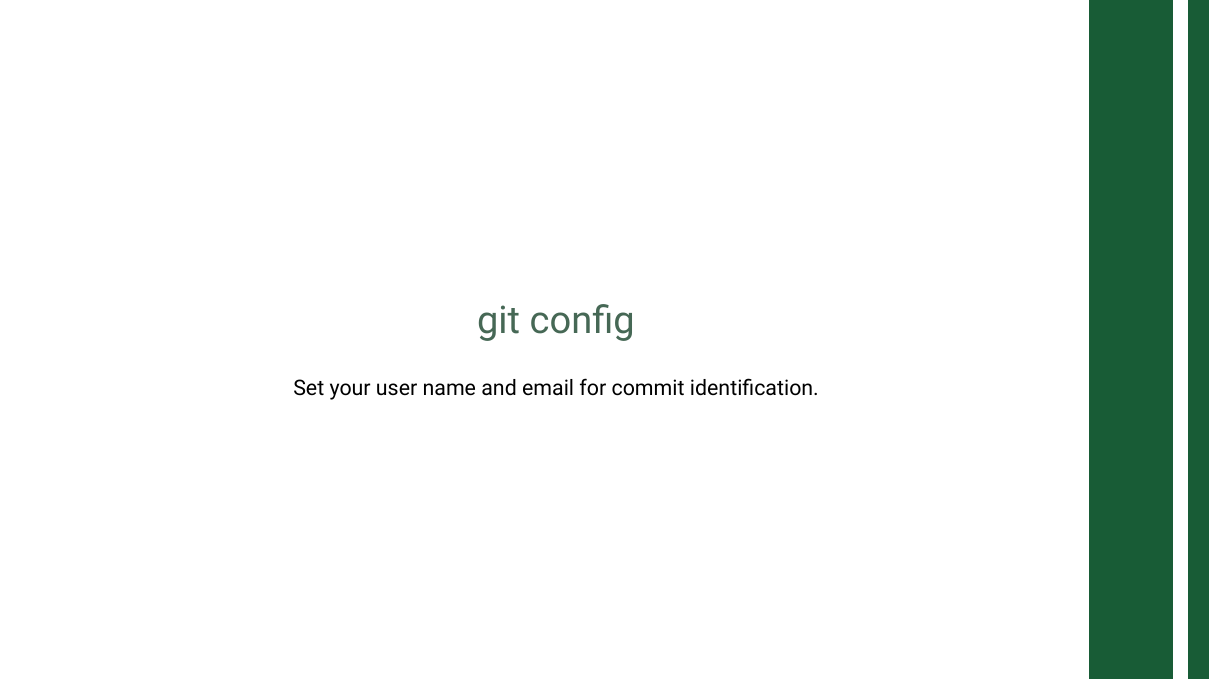
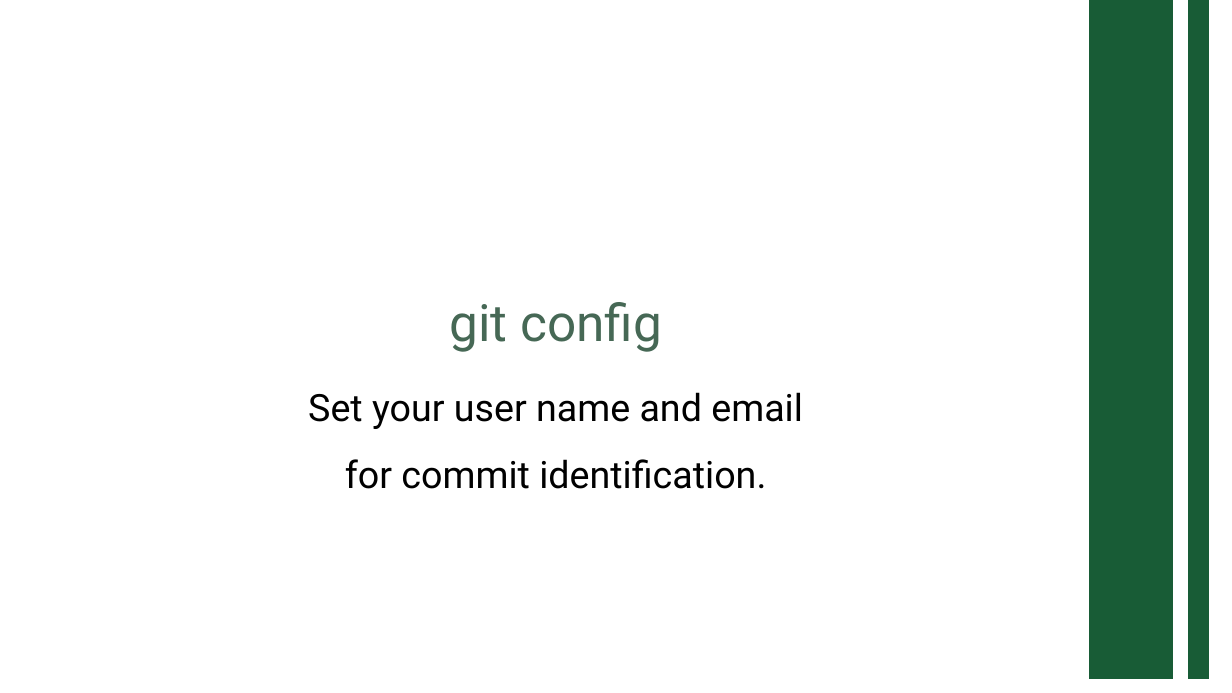
Before and after one commit to shashanth-devappsys/git-training, a slide deck: slide 5 of git_presentation.pptx. Drawn at 1232x693 pixels with LibreOffice and Linux fonts; fonts in the diff are those of the drawing. Boxes give left, top, right and bottom in pixels: in the first picture for what was removed or moved away, otherwise in the second. Text is boxed around its words. In the diff, an @@ line names an element or a change of style, - is before the commit and + after.

Commit message:
updated font size

```diff
--- a/git_presentation.pptx
+++ b/git_presentation.pptx
@@ text "git config" at [450,302,663,352]: size 44.5 to 60 pt @@
@@ text "Set your user name and ..." at [308,392,803,489]: size 25 to 44 pt @@
```
Also in this commit, not shown: 12 other slides changed.
